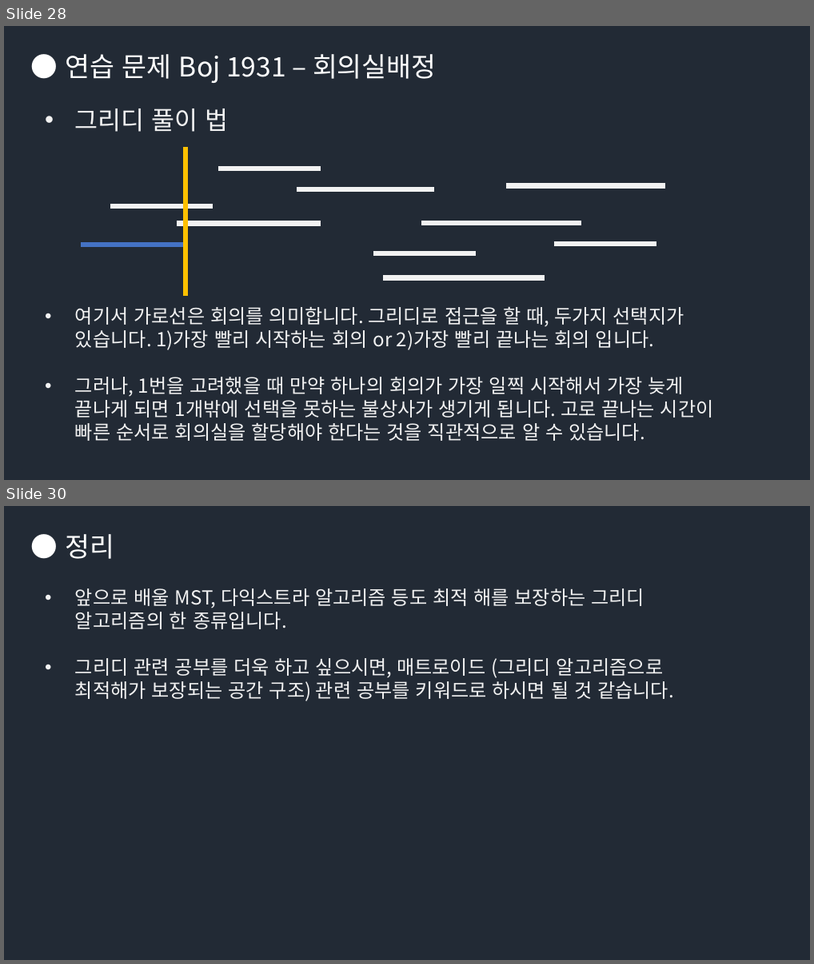
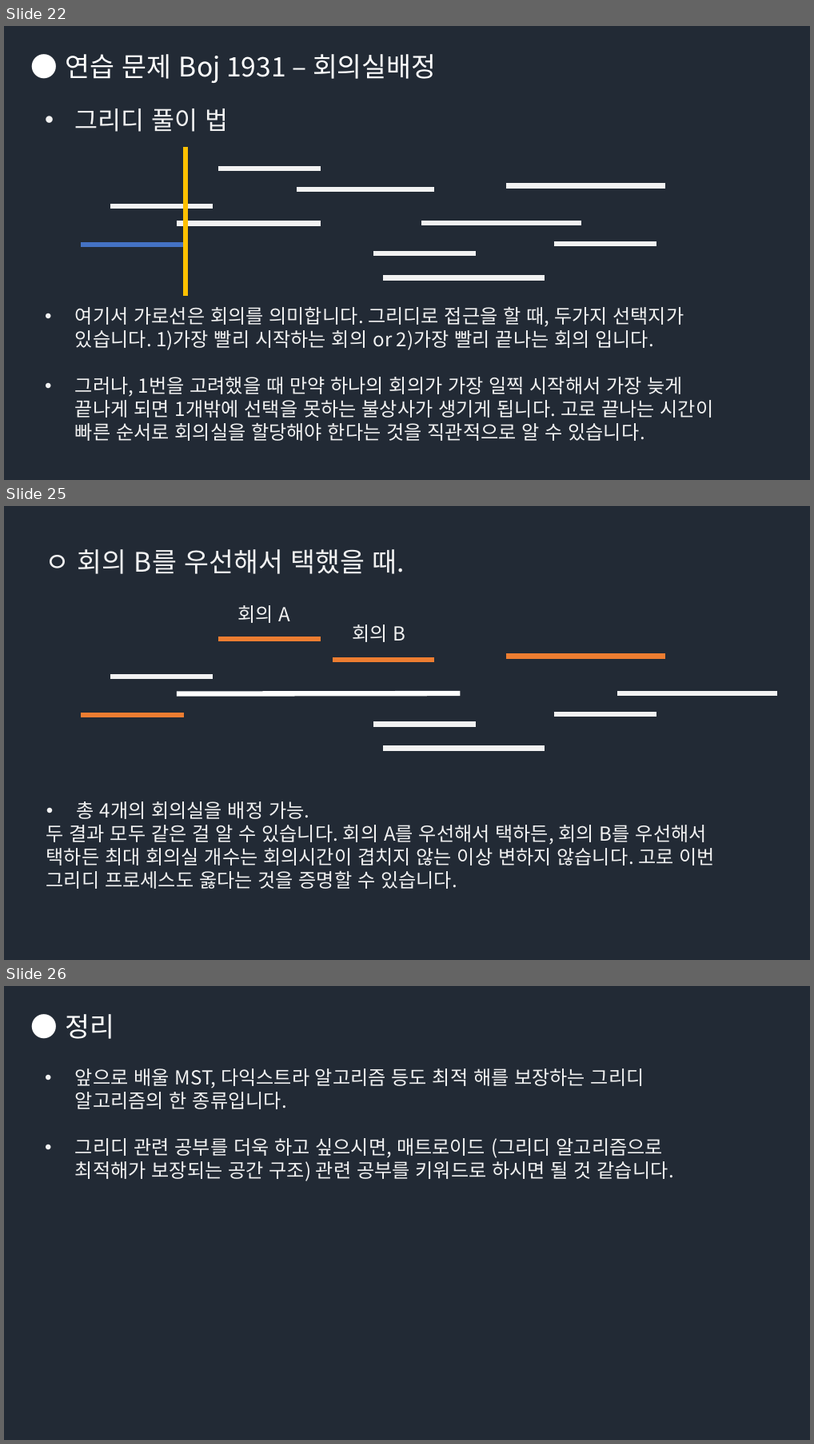
Before and after one commit to Groot-Space/Groot-space.github.io, a slide deck: assets/images/그리디/그리디.pptx. Shown one above the other, each under a label of ours: slides 28 and 30 before the commit, slides 22, 25 and 26 after it; the slides between them are not shown. The pictures are 814x964 and 814x1444 pixels, drawn with LibreOffice and Linux fonts; fonts in the diff are those of the drawing. Boxes give left, top, right and bottom in pixels: in the first picture for what was removed or moved away, otherwise in the second. Text is boxed around its words. In the diff, an @@ line names an element or a change of style, - is before the commit and + after.

```diff
--- a/assets/images/그리디/그리디.pptx
+++ b/assets/images/그리디/그리디.pptx
@@ slide 25 added at bbox=[4, 506, 810, 960], background #222A35 @@
@@ text added at bbox=[45, 549, 406, 574], 32 pt, text #F2F2F2 @@
+ㅇ 회의 B를 우선해서 택했을 때.
@@ text added at bbox=[238, 605, 291, 623], 23 pt, text #F2F2F2 @@
+회의 A
@@ text added at bbox=[352, 624, 406, 642], 23 pt, text #F2F2F2 @@
+회의 B
@@ line added from (218, 639) to (321, 639), #ED7D31 6 pt @@
@@ line added from (333, 660) to (434, 660), #ED7D31 6 pt @@
@@ line added from (506, 656) to (666, 656), #ED7D31 6 pt @@
@@ line added from (110, 676) to (214, 676), #F2F2F2 6 pt @@
@@ line added from (177, 693) to (460, 693), #FFFFFF 6 pt @@
@@ line added from (618, 693) to (778, 693), #F2F2F2 6 pt @@
@@ line added from (82, 715) to (184, 715), #ED7D31 6 pt @@
@@ line added from (554, 714) to (657, 714), #F2F2F2 6 pt @@
@@ line added from (374, 724) to (476, 724), #F2F2F2 6 pt @@
@@ line added from (384, 748) to (545, 748), #F2F2F2 6 pt @@
@@ text added at bbox=[46, 801, 715, 888], 23 pt, text #F2F2F2 @@
+• 총 4개의 회의실을 배정 가능.
+두 결과 모두 같은 걸 알 수 있습니다. 회의 A를 우선해서 택하든, 회의 B를 우선해서 택하든 최대 회의실 개수는 회의시간이 겹치지 않는 이상 변하지 않습니다. 고로 이번 그리디 프로세스도 옳다는 것을 증명할 수 있습니다.
@@ what was slide 28 is now slide 22 @@
@@ what was slide 30 is now slide 26 @@
```
Also in this commit, not shown: 2 slides changed, 2 other slides added, 7 slides removed.
